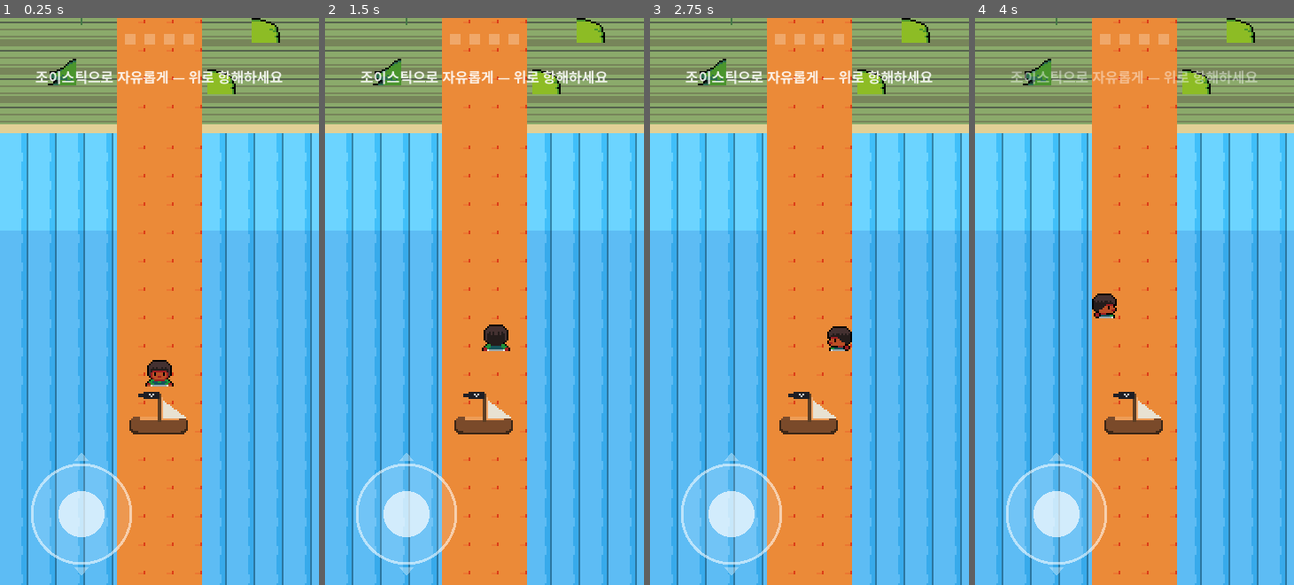
Above: before the commit, frames 1-4 (left to right).
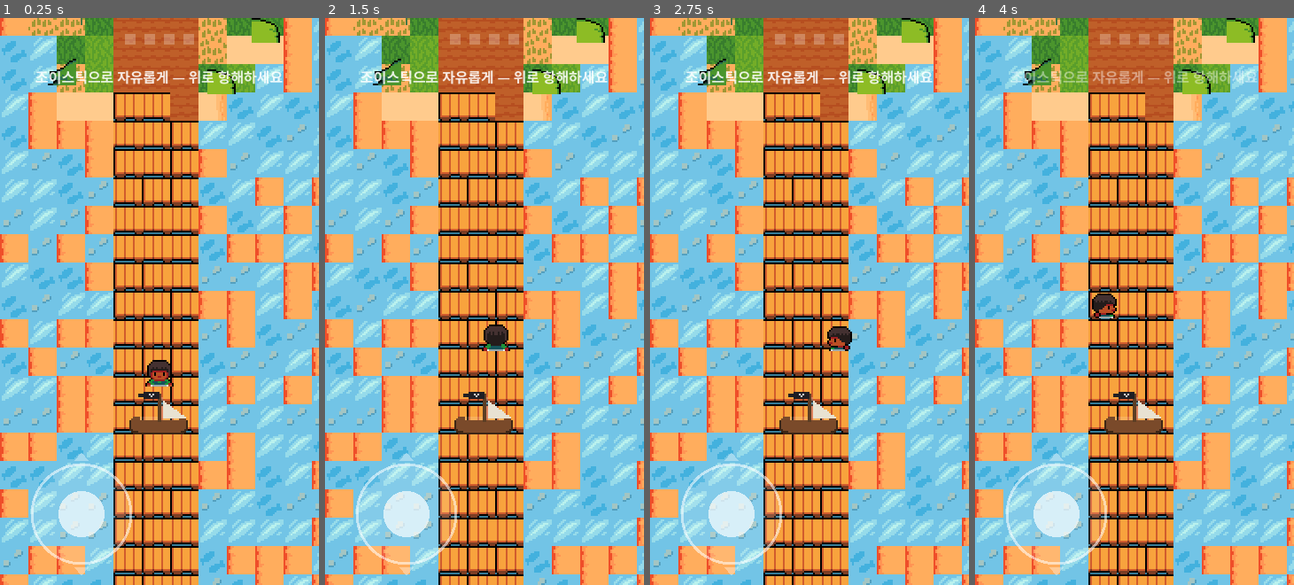
Above: after the commit, the same moments.

Repository: jungrok5/one-scroll-bible-game
Game: Godot game, scene res://scenes/Main.tscn
Same seed, same stepped clock (60 frames per second), same inputs: the game is played once before the commit and once after it.
Inputs (mouse positions are in pixels of both pictures, inside the frame that each line leads up to):
- Up to frame 1 (0.25 s): no input
- Up to frame 2 (1.5 s): tap Enter at 0.5 s; drag from (414, 482) to (516, 176) at 0.52 s; drag from (420, 329) to (468, 414) at 1.27 s
- Up to frame 3 (2.75 s): tap Space at 2 s; move the mouse to (841, 176) at 2.02 s; hold Right (move_right) from 2.03 s (still down)
- Up to frame 4 (4 s): release Right (move_right) at 2.75 s; tap Enter at 2.75 s; drag from (1118, 414) to (1038, 216) at 2.77 s; move the mouse to (1230, 386) at 3.52 s; hold Left (move_left) from 3.53 s (still down)

The runs differ from the first frame. In frame 1, 80% of the frame differs, in the area x 0-100%, y 0-100%; in frame 2, 80%; in frame 3, 80%; in frame 4, 80%.

Commit message:
배경을 단일 반복 타일에서 실제 항구/바다 타일맵 조합으로 교체
- TileMapLayer로 NA 타일셋(tileset.png) 아틀라스 좌표를 직접 조합:
  텍스처 변주 바다 + 들쭉날쭉한 모래 해안(노이즈) + 섬(잔디/돌) + 나무 부두.
- 기존 STRETCH_TILE TextureRect 바닥(좌우선·평평한 경계) 제거
  (_build_world의 물·길 타일, _build_island의 바다띠·땅·가장자리·길 타일).
- _terrain_at(): 항구별 타원+해시 노이즈로 유기적 해안선, 중앙은 부두/길.
- 예수님 항구는 돌(석조 광장), 나머지는 잔디 섬.
- E2E 스크린샷·컨택트시트 갱신.

Co-Authored-By: Claude Opus 4.8 (1M context) <noreply@anthropic.com>
Claude-Session: https://claude.ai/code/session_018qg4g1KPTpgSZsyxWsZciT

Diff:
--- a/scripts/Main.gd
+++ b/scripts/Main.gd
@@ -95,9 +95,8 @@
 	var start_y: float = ports[0]["y"] + FIRST
 	world_height = start_y + 240.0
 
-	# 기본 바다(전체, 타일) + 중앙 부두(흙길 타일)
-	_tile(world, 0, 0, VW, world_height, "tile_water.png", Color(0.82, 0.96, 1.06), -3)
-	_tile(world, PATH_X, 0, PATH_W, world_height, "tile_dirt.png", Color(0.92, 0.8, 0.6), 1)
+	# 실제 항구/바다처럼 — NA 타일셋을 조합한 타일맵(바다 변주 + 섬+모래 해안 + 나무 부두)
+	_build_tilemap()
 
 	for i in n:
 		_build_island(i)
@@ -132,13 +131,7 @@
 	var py: float = ports[i]["y"]
 	var b: Dictionary = data["biome"]
 
-	# 바이옴 바다 띠(섬 주변) → 땅(타일) → 가장자리
-	_tile(world, 0, py - ISLAND_H - 110, VW, ISLAND_H * 2.0 + 220, "tile_water.png", b["sea_tint"], -2)
-	_tile(world, 0, py - ISLAND_H, VW, ISLAND_H * 2.0, b["ground_tile"], b["ground_tint"], 0)
-	_rect(world, 0, py - ISLAND_H, VW, 10, b["edge"], 0)
-	_rect(world, 0, py + ISLAND_H - 10, VW, 10, b["edge"], 0)
-	# 섬 구간 흙길
-	_tile(world, PATH_X, py - ISLAND_H, PATH_W, ISLAND_H * 2.0, "tile_dirt.png", Color(0.92, 0.8, 0.6), 1)
+	# 땅/바다/해안은 _build_tilemap()가 타일맵으로 한 번에 구성 → 여기선 소품·NPC만.
 
 	# 소품
 	for d in b["decor"]:
@@ -157,6 +150,87 @@
 		world.add_child(bub)
 		bub.set_text(npc["text"])
 		npc_entries.append({"bubble": bub, "pos": Vector2(nx, ny)})
+
+
+# ---------- tilemap (실제 항구/바다 배치) ----------
+const CELL := 32.0   # 월드 px / 셀 (16px 타일 × SPRITE_SCALE)
+
+# NA 타일셋(assets/sprites/tileset.png, 16px) 아틀라스 좌표(열,행). 변주는 가중 배열.
+var _tiles := {
+	"sea":   [Vector2i(23, 7), Vector2i(23, 7), Vector2i(22, 7), Vector2i(22, 9), Vector2i(23, 6), Vector2i(23, 9)],
+	"sand":  [Vector2i(21, 13), Vector2i(20, 13), Vector2i(22, 13)],
+	"grass": [Vector2i(22, 11), Vector2i(22, 11), Vector2i(23, 11), Vector2i(24, 11)],
+	"stone": [Vector2i(26, 11), Vector2i(26, 11), Vector2i(27, 11)],
+	"wood":  [Vector2i(25, 8), Vector2i(24, 8)],
+	"dirt":  [Vector2i(21, 16)],
+}
+
+
+func _build_tilemap() -> void:
+	var ts := TileSet.new()
+	ts.tile_size = Vector2i(16, 16)
+	var src := TileSetAtlasSource.new()
+	src.texture = load("res://assets/sprites/tileset.png")
+	src.texture_region_size = Vector2i(16, 16)
+	var seen := {}
+	for cat in _tiles:
+		for c in _tiles[cat]:
+			if not seen.has(c):
+				seen[c] = true
+				src.create_tile(c)
+	ts.add_source(src, 0)
+
+	var layer := TileMapLayer.new()
+	layer.tile_set = ts
+	layer.scale = Vector2(SPRITE_SCALE, SPRITE_SCALE)
+	layer.z_index = -3
+	layer.texture_filter = CanvasItem.TEXTURE_FILTER_NEAREST
+	world.add_child(layer)
+
+	var cols := int(ceil(VW / CELL)) + 1
+	var rows := int(ceil(world_height / CELL)) + 1
+	for cy in rows:
+		for cx in cols:
+			var wx := float(cx) * CELL + CELL * 0.5
+			var wy := float(cy) * CELL + CELL * 0.5
+			var cat: String = _terrain_at(wx, wy)
+			var arr: Array = _tiles[cat]
+			var ac: Vector2i = arr[randi() % arr.size()]
+			layer.set_cell(Vector2i(cx, cy), 0, ac)
+
+
+# 셀의 지형 분류 — 섬은 노이즈로 들쭉날쭉한 해안선(직선 X), 중앙은 부두/길.
+func _terrain_at(wx: float, wy: float) -> String:
+	var on_path: bool = wx >= PATH_X and wx <= PATH_X + PATH_W
+	var best_d := 9999.0
+	var best_stone := false
+	for p in ports:
+		var dy: float = wy - float(p["y"])
+		if absf(dy) > ISLAND_H + CELL * 4.0:
+			continue
+		var dx: float = wx - VW * 0.5
+		var hw: float = VW * 0.5 - 12.0
+		var hh: float = ISLAND_H + 8.0
+		var d: float = sqrt((dx / hw) * (dx / hw) + (dy / hh) * (dy / hh))
+		if d < best_d:
+			best_d = d
+			best_stone = String(p["data"].get("key", "")) == "jesus"
+	var n: float = _noise(wx, wy) * 0.12
+	var is_interior: bool = best_d < 0.82 + n
+	var is_beach: bool = best_d < 0.99 + n
+	if on_path:
+		return ("stone" if best_stone else "dirt") if is_interior else "wood"
+	if is_interior:
+		return "stone" if best_stone else "grass"
+	if is_beach:
+		return "sand"
+	return "sea"
+
+
+# 결정적 해시 노이즈 [-1,1] — 셀마다 안정적인 해안 흔들림.
+func _noise(x: float, y: float) -> float:
+	var s: float = sin(x * 12.9898 + y * 78.233) * 43758.5453
+	return (s - floor(s)) * 2.0 - 1.0
 
 
 func x_bounds(y: float) -> Vector2:
Binary file added: assets/sprites/tileset.png
Not shown, added: assets/sprites/tileset.png.import
Binary file changed: docs/screenshots/00_voyage.png
Binary file changed: docs/screenshots/01_start.png
Binary file changed: docs/screenshots/02_voyage.png
Binary file changed: docs/screenshots/03_voyage.png
Binary file changed: docs/screenshots/04_voyage.png
Binary file changed: docs/screenshots/05_voyage.png
Binary file changed: docs/screenshots/06_voyage.png
Binary file changed: docs/screenshots/07_voyage.png
Binary file changed: docs/screenshots/08_voyage.png
Binary file changed: docs/screenshots/09_voyage.png
(and 28 more such lines)
